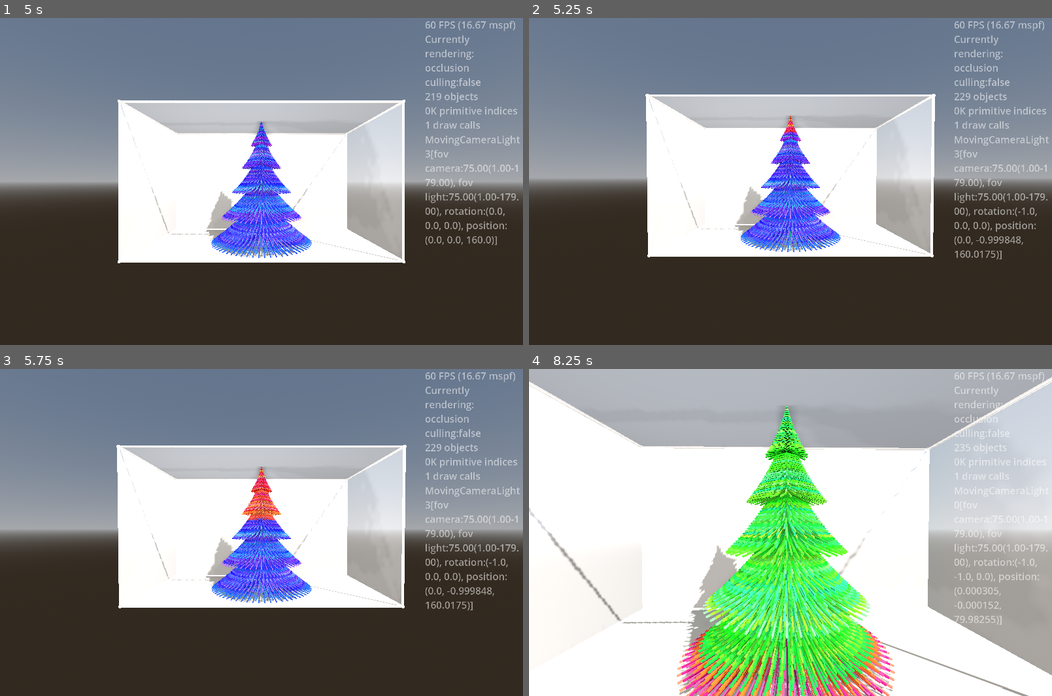
Above: before the commit, frames 1-4 (two rows, left to right).
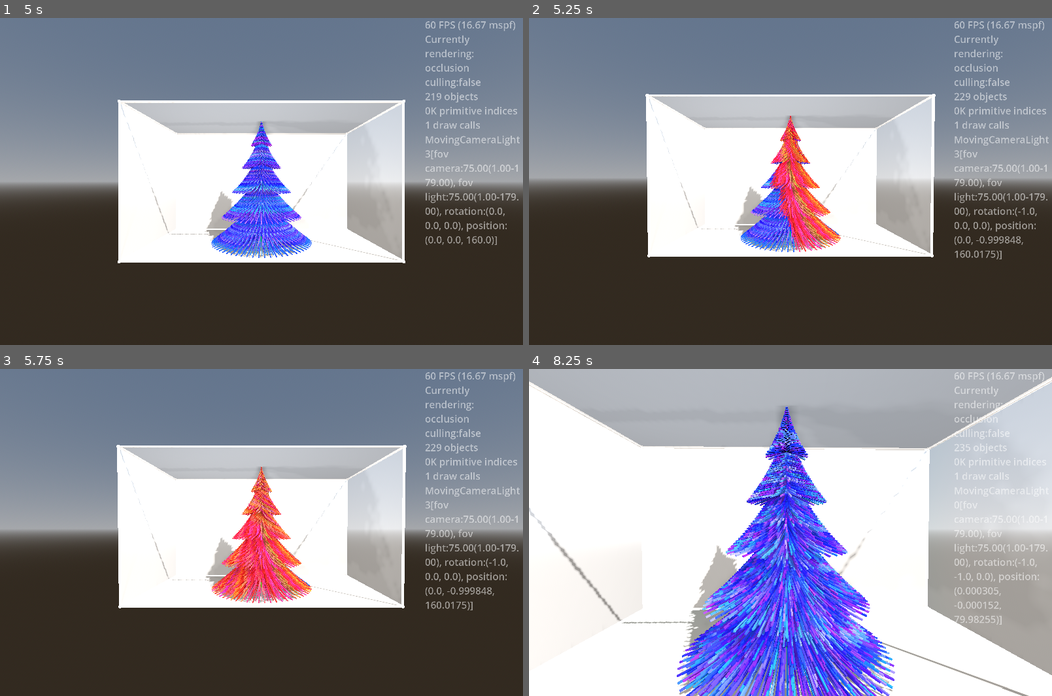
Above: after the commit, the same moments.

Repository: kasworld/gd4wintertree
Game: Godot game, scene res://main.tscn
Same seed, same stepped clock (60 frames per second), same inputs: the game is played once before the commit and once after it.
Inputs (mouse positions are in pixels of both pictures, inside the frame that each line leads up to):
- Up to frame 1 (5 s): tap Enter at 0.5, 2.1, 4.35 s; move the mouse to (376, 165) at 0.52 s; hold Right 0.53-1.28 s; tap Q at 0.6, 2.85 s; click (376, 165) at 0.67 s; move the mouse to (156, 197) at 1.27 s; hold Down 1.28-2.03 s; tap E at 1.35, 3.6 s; move the mouse to (313, 109) at 2.02 s; hold Right 2.03-2.78 s; move the mouse to (235, 246) at 2.77 s; hold Up 2.78-3.53 s; click (235, 246) at 2.92 s; move the mouse to (418, 230) at 3.52 s; hold Left from 3.53 s (still down); move the mouse to (104, 132) at 4.27 s
- Up to frame 2 (5.25 s): move the mouse to (816, 181) at 5.02 s; release Left at 5.03 s; hold Down from 5.03 s (still down); tap Q at 5.1 s; click (816, 181) at 5.17 s
- Up to frame 3 (5.75 s): keep holding Down
- Up to frame 4 (8.25 s): move the mouse to (712, 450) at 5.77 s; release Down at 5.78 s; hold Right 5.78-6.53 s; tap one key every 0.75 s from 5.85 s: E Enter Q E; move the mouse to (905, 516) at 6.52 s; hold Up 6.53-7.28 s; move the mouse to (685, 548) at 7.27 s; hold Right 7.28-8.03 s; click (685, 548) at 7.42 s; move the mouse to (842, 460) at 8.02 s; hold Down from 8.03 s (still down)

Frame 1 is identical in both runs. In frame 2, 2.2% of the frame differs, in the area x 46-60%, y 29-72%; in frame 3, 3.3%; in frame 4, 17%, in the area x 28-70%, y 11-100%.

Commit message:
change animation

Diff:
--- a/main.gd
+++ b/main.gd
@@ -82,6 +82,14 @@
 		if rgb_index == 0:
 			line_tree_inst_index = $LineTree.make_index_array()
 
+var linetree_color_animate_fn :Callable = linetree_color_animate2
+func linetree_color_animate() -> void:
+	linetree_color_animate_fn.call()
+	if change_count == 0 and rgb_index == 0:
+		if linetree_color_animate_fn == linetree_color_animate2:
+			linetree_color_animate_fn = linetree_color_animate3
+		else:
+			linetree_color_animate_fn = linetree_color_animate2
 
 func random_color() -> Color:
 	return NamedColorList.color_list.pick_random()[0]
@@ -89,7 +97,7 @@
 func _process(_delta: float) -> void:
 	var now := Time.get_unix_time_from_system()
 	label_demo()
-	linetree_color_animate2()
+	linetree_color_animate()
 	if $MovingCameraLightHober.is_current_camera():
 		$MovingCameraLightHober.move_hober_around_z(now/2.3, Vector3.ZERO, WorldSize.length()/2, WorldSize.length()/4 )
 	elif $MovingCameraLightAround.is_current_camera():
